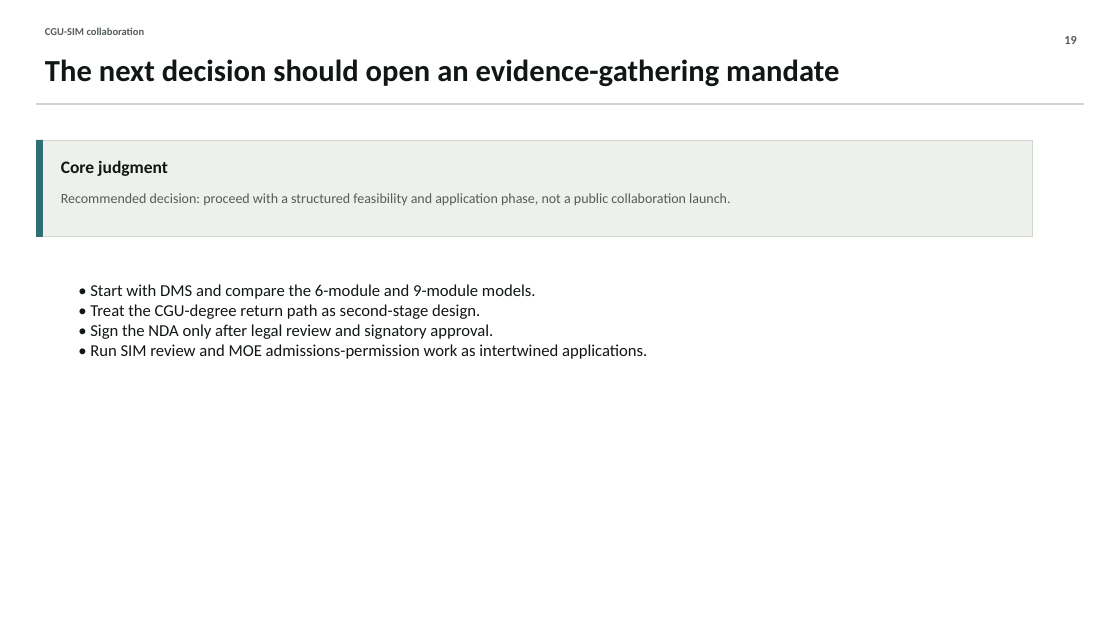
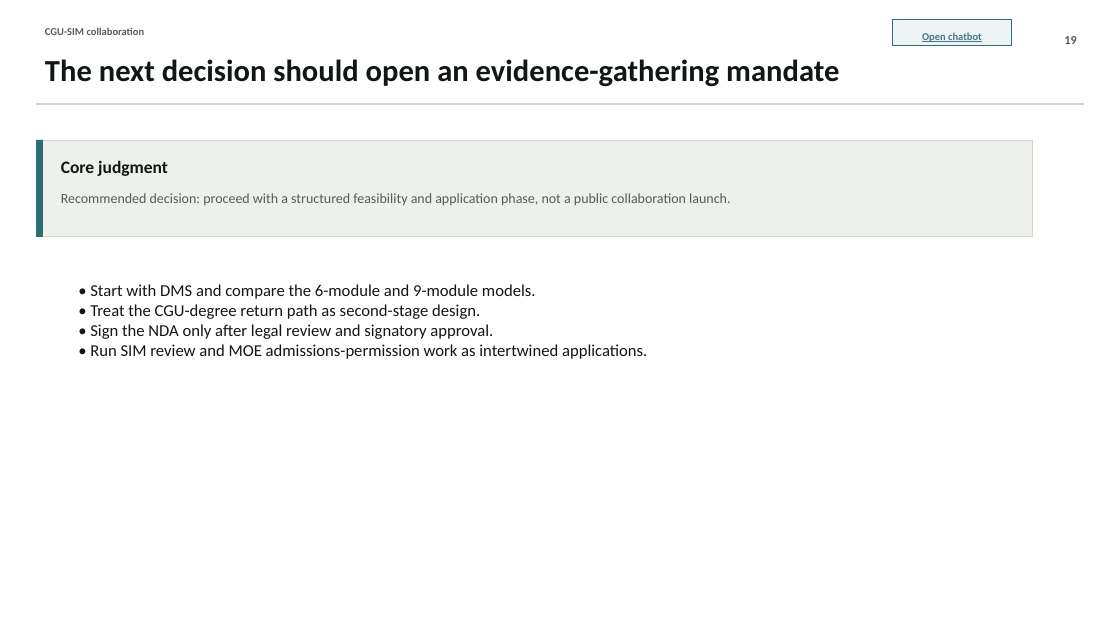
Before and after one commit to sywan/CGUxSIM, a slide deck: slide 19 of CGU_SIM_Briefing_Package/CGU_SIM_Briefing_EN.pptx. Drawn at 1120x630 pixels with LibreOffice and Linux fonts; fonts in the diff are those of the drawing. Boxes give left, top, right and bottom in pixels: in the first picture for what was removed or moved away, otherwise in the second. Text is boxed around its words. In the diff, an @@ line names an element or a change of style, - is before the commit and + after.

```diff
--- a/CGU_SIM_Briefing_Package/CGU_SIM_Briefing_EN.pptx
+++ b/CGU_SIM_Briefing_Package/CGU_SIM_Briefing_EN.pptx
@@ rectangle added at (892,19,1012,45), fill #EEF4F3, outline #2D6F73 0.75 pt @@
@@ text added at (922,32,982,42), 9 pt, text #467886, bold, underline @@
+Open chatbot
```
Also in this commit, not shown: 20 other slides changed, 10 other files.
